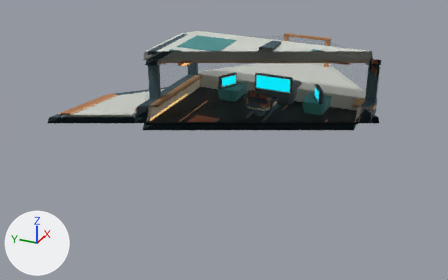
Two versions of the glTF model client/assets/ship/export/salimon_phase0_ship.glb, one commit apart.
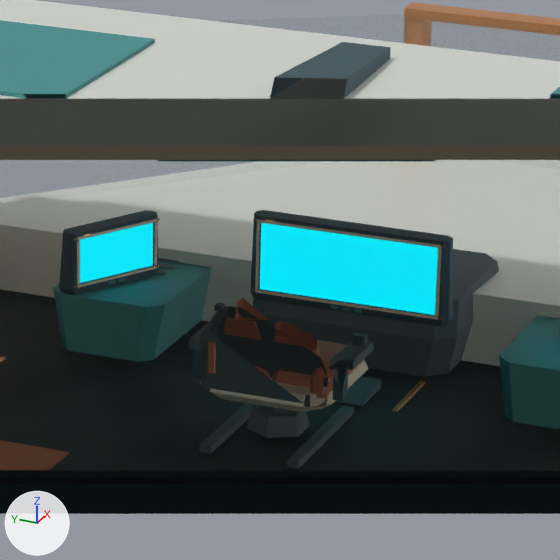
Each version is shown whole from a 50 mm camera at (-23.93, -9.98, 11.76) aimed at (2.12, 1.74, -1.27), then close up on the part from 46% to 70% of the width and 12% to 50% of the height. Arrows for +X, +Y and +Z are at lower left; the lights stay in place. The older version's two pictures come first. Everything nearer to the camera than a plane just in front of the edit is cut away. Where no turn or scale is listed for an object, it has been applied to the vertices. Vertices at exactly the same position are counted once.

The older version as bpy lines, for what is in view:
```python
me_cockpit_monitor_bezels = bpy.data.meshes.new('Cockpit_Monitor_Bezels')
me_cockpit_monitor_bezels.from_pydata(...)  # 48 vertices, 24 faces; spans x 3.67..4.52, y -2.58..2.58, z 0.92..1.66
me_cockpit_monitor_bezels.materials.append(mat_interior_light)  # beige #eadbc0
me_cockpit_monitor_housings = bpy.data.meshes.new('Cockpit_Monitor_Housings')
me_cockpit_monitor_housings.from_pydata(...)  # 96 vertices, 168 faces; spans x 3.64..4.68, y -2.81..2.81, z 0.8..1.7
me_cockpit_monitor_housings.materials.append(mat_hull_graphite)  # dark blue #485f69
me_hull_roof = bpy.data.meshes.new('Hull_Roof')
me_hull_roof.from_pydata(...)  # 16 vertices, 28 faces; spans x -7.8..5.16, y -5.24..5.24, z 2.92..3.31
me_hull_roof.materials.append(mat_hull_ceramic)  # light grey #dde1d8
me_monitor_center = bpy.data.meshes.new('Monitor_Center')
me_monitor_center.from_pydata([(4.28, 0.9, 1.63), (4.28, 0.9, 0.95), (4.28, -0.9, 0.95), (4.28, -0.9, 1.63)], [], [(0, 1, 2), (0, 2, 3)])
me_monitor_center.materials.append(mat_cyan_display)  # cyan #21818e, glowing cyan #00e1f6
ob_cockpit_monitor_bezels = bpy.data.objects.new('Cockpit_Monitor_Bezels', me_cockpit_monitor_bezels)
ob_cockpit_monitor_bezels.location = (0.0, 0.0, 0.0)
ob_cockpit_monitor_housings = bpy.data.objects.new('Cockpit_Monitor_Housings', me_cockpit_monitor_housings)
ob_cockpit_monitor_housings.location = (0.0, 0.0, 0.0)
ob_hull_roof = bpy.data.objects.new('Hull_Roof', me_hull_roof)
ob_hull_roof.location = (0.0, 0.0, 0.0)
ob_monitor_center = bpy.data.objects.new('Monitor_Center', me_monitor_center)
ob_monitor_center.location = (0.0, 0.0, 0.0)
# also in view: 'Cockpit_Console_Port' at (4.81, -2.3, 0.54); 'Cabin_Woven_Runners' at (-2.17, 0.0, 0.25); 'Pilot_Seat_Armrests' at (2.53, 0.0, 1.12); 'Cockpit_Window_Frame' at (7.43, 0.0, 1.83); 'Ceiling_Inner' at (-1.26, 0.0, 2.86)
```
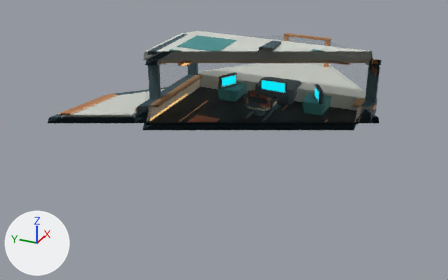
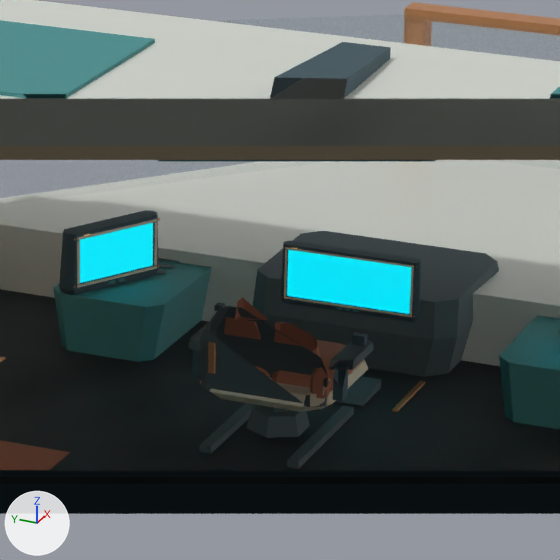
The change, as JSON lines over the scene's bpy script:
```json
{"block": "me_monitor_center", "where": "# used by ob_monitor_center; location = (0.0, 0.0, 0.0)"}
{"op": "remove", "block": "me_monitor_center", "code": "me_monitor_center.from_pydata(...)  # 4 vertices, 2 faces; spans x 4.28, y -0.9..0.9, z 0.95..1.63"}
{"op": "add", "block": "me_monitor_center", "code": "me_monitor_center.from_pydata(...)  # 4 vertices, 2 faces; spans x 4.32, y -0.63..0.63, z 0.9..1.38"}
{"block": "me_monitor_center", "change": "me_monitor_center part 1"}
{"op": "set", "path": "me_monitor_center.vertices[0].co", "old": "(4.28, 0.9, 1.63)", "new": "(4.32, 0.63, 1.38)", "note": "pixel (261, 222) -> pixel (288, 249)"}
{"op": "set", "path": "me_monitor_center.vertices[1].co", "old": "(4.28, 0.9, 0.95)", "new": "(4.32, 0.63, 0.9)", "note": "pixel (259, 289) -> pixel (287, 295)"}
{"op": "set", "path": "me_monitor_center.vertices[2].co", "old": "(4.28, -0.9, 0.95)", "new": "(4.32, -0.63, 0.9)", "note": "pixel (434, 315) -> pixel (409, 314)"}
{"op": "set", "path": "me_monitor_center.vertices[3].co", "old": "(4.28, -0.9, 1.63)", "new": "(4.32, -0.63, 1.38)", "note": "pixel (438, 247) -> pixel (411, 267)"}
{"block": "me_cockpit_monitor_housings", "where": "# used by ob_cockpit_monitor_housings; location = (0.0, 0.0, 0.0)"}
{"op": "remove", "block": "me_cockpit_monitor_housings", "code": "me_cockpit_monitor_housings.from_pydata(...)  # 96 vertices, 168 faces; spans x 3.64..4.68, y -2.81..2.81, z 0.8..1.7"}
{"op": "add", "block": "me_cockpit_monitor_housings", "code": "me_cockpit_monitor_housings.from_pydata(...)  # 96 vertices, 168 faces; spans x 3.64..4.68, y -2.81..2.81, z 0.8..1.47"}
{"block": "me_cockpit_monitor_housings", "change": "me_cockpit_monitor_housings part 2: the loose piece of 24 vertices spanning x 4.29..4.51, y -1.02..1.02, z 0.83..1.7 is scaled about its middle by 0.7, then moved by (0.01, 0.0, -0.14)"}
{"block": "me_cockpit_monitor_housings", "change": "other edits to the shape of me_cockpit_monitor_housings do not show in these pictures"}
{"block": "me_cockpit_monitor_bezels", "where": "# used by ob_cockpit_monitor_bezels; location = (0.0, 0.0, 0.0)"}
{"op": "remove", "block": "me_cockpit_monitor_bezels", "code": "me_cockpit_monitor_bezels.from_pydata(...)  # 48 vertices, 24 faces; spans x 3.67..4.52, y -2.58..2.58, z 0.92..1.66"}
{"op": "add", "block": "me_cockpit_monitor_bezels", "code": "me_cockpit_monitor_bezels.from_pydata(...)  # 48 vertices, 24 faces; spans x 3.67..4.52, y -2.58..2.58, z 0.88..1.43"}
{"block": "me_cockpit_monitor_bezels", "change": "me_cockpit_monitor_bezels part 3: all 16 vertices in x 4.26, y -0.94..0.94, z 0.92..1.66 are scaled about their middle by (1, 0.7, 0.7), then moved by (0.05, 0.0, -0.15)"}
```

What differs and where, as boxes (x1, y1, x2, y2) in the close-ups (560 x 560 px; the box of a moved part takes in the faces that stretch with it):
```json
{"object": "Monitor_Center", "change": "reshaped", "before": [260, 223, 438, 315], "after": [287, 250, 412, 314], "on screen": "30% narrower, 30% shorter"}
{"object": "Cockpit_Monitor_Housings", "change": "reshaped", "before": [59, 210, 453, 327], "after": [59, 210, 422, 322]}
{"object": "Cockpit_Monitor_Bezels", "change": "reshaped", "before": [77, 219, 442, 320], "after": [77, 219, 414, 317]}
{"part": 2, "of": "me_cockpit_monitor_housings", "change": "moved or reshaped", "before": [250, 210, 453, 327], "after": [281, 241, 422, 322]}
{"part": 3, "of": "me_cockpit_monitor_bezels", "change": "moved or reshaped", "before": [255, 219, 442, 320], "after": [284, 247, 414, 317]}
```
